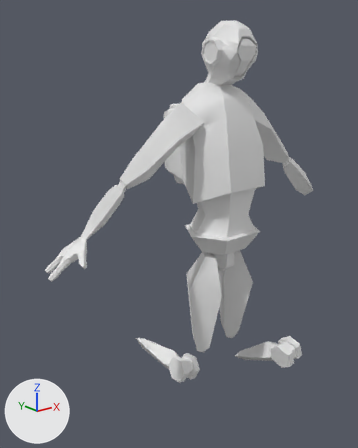
An edit to the FBX model Assets/Woody/full_robo.fbx, drawn before and after from the same camera.
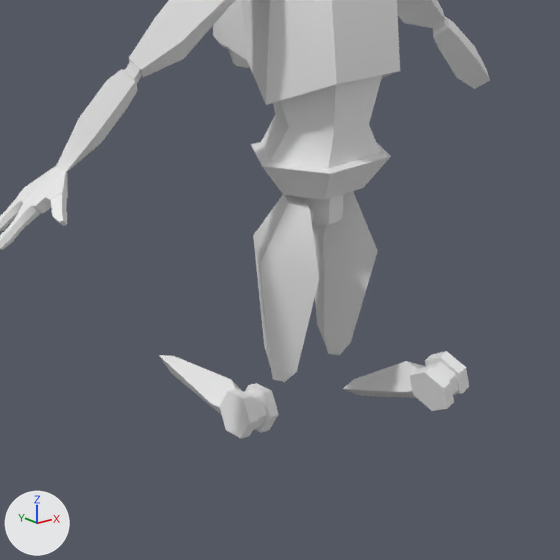
Each version is shown whole from a 50 mm lens placed at (-0.0593, -0.0622, 0.0684), pointed at (-0.0048, 0.006, 0.0411), then close up on the part from 14% to 98% of the width and 33% to 100% of the height. The axes (+X, +Y, +Z) are drawn at lower left. The lights are the same throughout. Materials are left out; every surface is plain grey. Where no turn or scale is listed for an object, it has been applied to the vertices.
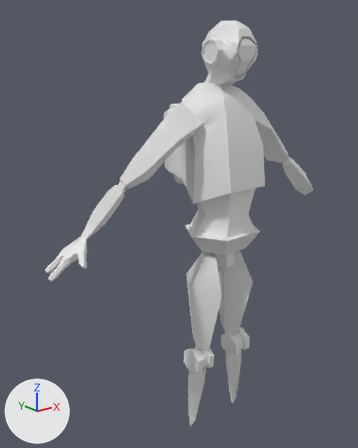
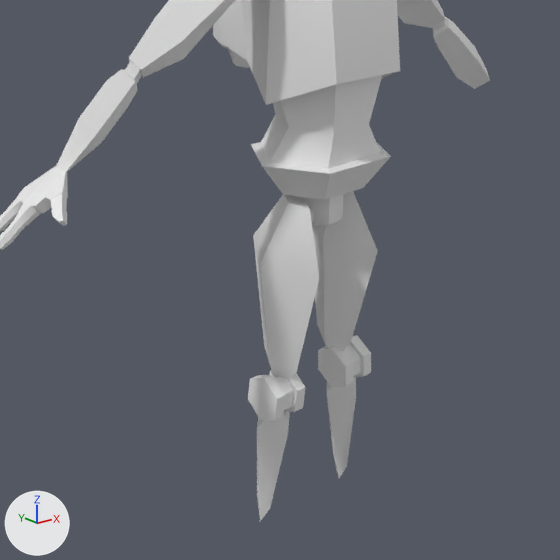
Location of each change, (x1, y1, x2, y2) in pixels of the close-ups (560 x 560 px):
'pCylinder5', moved, turned
    before: (409, 351, 469, 411)
    after: (318, 335, 371, 387)
'pCylinder9', moved, turned
    before: (159, 355, 242, 415)
    after: (257, 410, 290, 521)
'pCylinder8', moved, turned
    before: (220, 383, 279, 439)
    after: (248, 371, 306, 420)
'pCylinder14', moved, turned
    before: (343, 361, 426, 398)
    after: (327, 377, 356, 478)

What changed in the scene script:
```text
Change ob_pcylinder8:
    ob_pcylinder8.location: (-0.0084, 0.0016, 0.0141) -> (-0.0064, -0.0003, 0.0162)
    ob_pcylinder8.rotation_euler: (-1.734, -0.0622, -1.553) -> (-2.025, -1.455, -1.119)  # degrees (-99, -3.6, -89) -> degrees (-116, -83, -64)
Change ob_pcylinder5:
    ob_pcylinder5.location: (0.0066, -0.0106, 0.0171) -> (0.0034, -0.0002, 0.016)
    ob_pcylinder5.rotation_euler: (1.312, 0.492, 1.54) -> (1.129, 1.432, 1.131)  # degrees (75, 28, 88) -> degrees (65, 82, 65)
```
